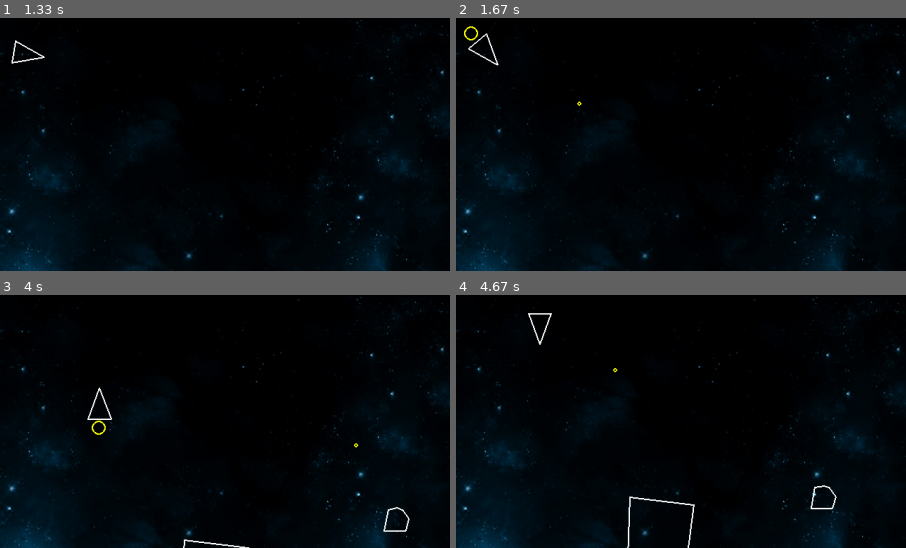
Above: before the commit, frames 1-4 (two rows, left to right).
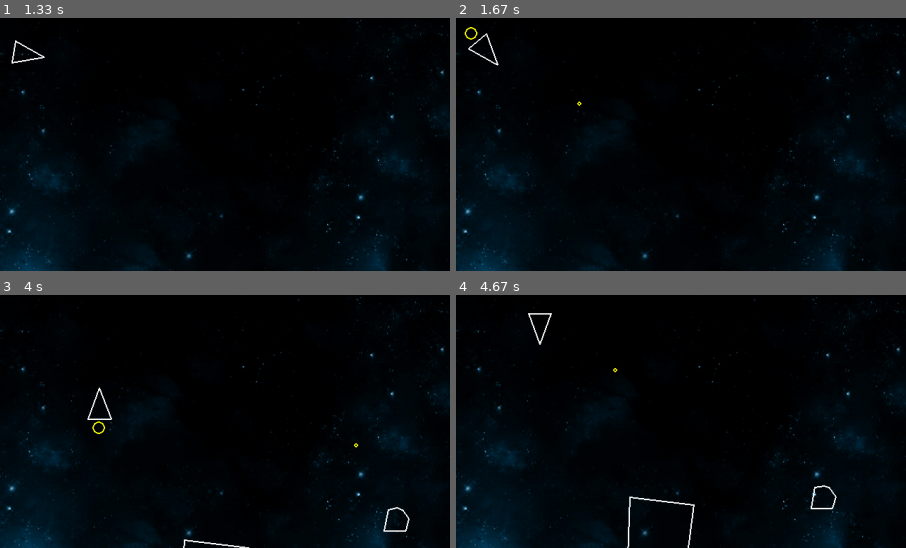
Above: after the commit, the same moments.

Repository: paulhunter/pygame-asteroids
Game: pygame game, started from main.py
The game is run twice, just before and just after one commit, with the same random seed, the same clock (stepped at 60 frames per second) and the same inputs.
Inputs:
- Up to frame 1 (1.33 s): click "Start" at 0.38 s; tap W at 0.67 s; hold Right from 1 s (still down); tap Space at 1.07 s
- Up to frame 2 (1.67 s): tap Space at 1.37, 1.57 s; release Right at 1.47 s; hold Up from 1.5 s (still down)
- Up to frame 3 (4 s): release Up at 1.8 s; hold Right 1.83-2.3 s; tap Space at 1.9, 2.2, 2.4, 2.7, 2.97, 3.3, 3.6, 3.73 s; hold Left 2.33-2.87 s; hold Down 2.9-3.2 s; hold Left 3.23-3.63 s; hold Up from 3.67 s (still down)
- Up to frame 4 (4.67 s): release Up at 4.03 s; hold Right from 4.07 s (still down); tap Space at 4.13, 4.43 s
The pictures show only the part of the screen within x 47-97%, y 41-91%; the shares and areas given below are measured in that part.

Frame 1 is identical in both runs. In frame 2, less than 0.1% of the frame differs, in the area x 1-5%, y 3-10%; in frame 3, 0.1%, in the area x 20-24%, y 49-56%; in frame 4, nothing differs.

Commit message:
player ship - animation frame counter and basic thruster animation

Diff:
--- a/player.py
+++ b/player.py
@@ -30,6 +30,7 @@
         self.score = 0
         super().__init__(x, y, PLAYER_RADIUS)
 
+        self.frame = 0 # animation frame
         self.thrusting = False # Is ship firing the main thruster?
         self.shot_interval_modifier = 1.0
         self.shield_level = 0
@@ -114,7 +115,7 @@
             a,b,c = self.triangle()
             m = b.lerp(c, 0.5)
             m += (m - a.lerp(m, 0.7))
-            pygame.draw.circle(screen, "yellow", m, 10, 2)
+            pygame.draw.circle(screen, "yellow", m, 10-self.frame, 2)
 
         # Circlular Boundary
         # pygame.draw.circle(screen, "blue", self.position, self.radius, 2)
@@ -128,7 +129,10 @@
         if not self.is_alive():
             return
 
+
+
         # MOVEMENT CONTROLS + MOVEMENT
+        self.frame = (self.frame + 1) % 4
         self.thrusting = False
         if keys[pygame.K_a] or keys[pygame.K_LEFT]:
             self.rotate(-dt)
